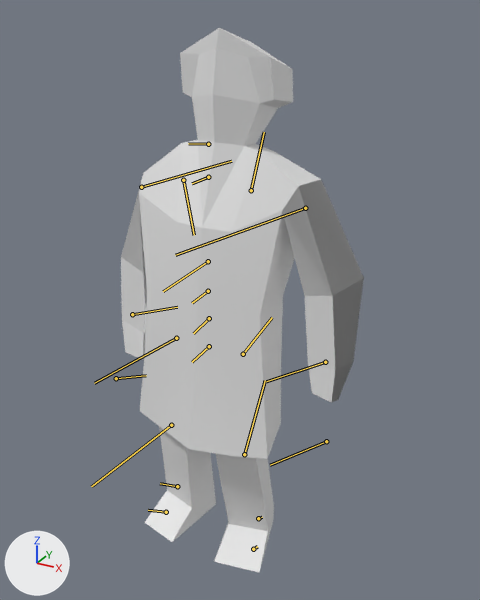
The FBX model Assets/Visual/Models/Low Poly Animated People/- Meshes/man.fbx: old version first, new version second.
Camera for both pictures: a 50 mm camera at (0.988, -1.595, 1.777) aimed at (0.044, 0.122, 0.918). The axes (+X, +Y, +Z) are drawn at lower left. The lights are the same throughout. Both versions are drawn at frame 70 of the action 'Take 001'; the numbers are the values there. The bones that bend it are drawn over the model as lines.

Names of what the first picture shows: 'man02'.
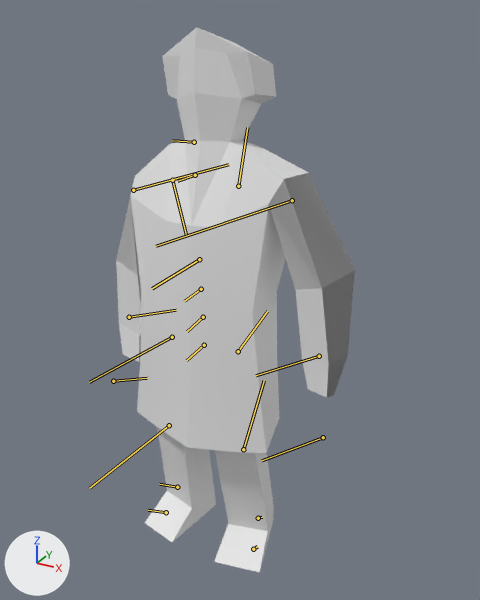
Boxes (x1, y1, x2, y2) around the edits, measured in the pictures (480 x 600 px):
```json
{"object": "man02", "change": "posed", "before": [121, 28, 364, 572], "after": [116, 27, 355, 572]}
{"bone": "GenericRig_Hips", "before": "(209, 346) to (192, 362)", "after": "(204, 345) to (186, 360)"}
{"bone": "GenericRig_LeftUpLeg", "before": "(243, 354) to (272, 317)", "after": "(238, 351) to (267, 311)"}
{"bone": "GenericRig_LeftLeg", "before": "(244, 454) to (265, 380)", "after": "(243, 449) to (264, 380)"}
{"bone": "GenericRig_Spine", "before": "(209, 318) to (193, 333)", "after": "(203, 317) to (187, 331)"}
{"bone": "GenericRig_LeftShoulder", "before": "(251, 190) to (264, 132)", "after": "(238, 186) to (247, 127)"}
{"bone": "GenericRig_LeftArm", "before": "(305, 208) to (175, 255)", "after": "(292, 200) to (156, 246)"}
{"bone": "GenericRig_RightShoulder", "before": "(183, 180) to (194, 235)", "after": "(172, 180) to (186, 234)"}
{"bone": "GenericRig_RightArm", "before": "(141, 187) to (231, 161)", "after": "(133, 190) to (228, 164)"}
{"bone": "GenericRig_Head", "before": "(208, 144) to (188, 143)", "after": "(194, 142) to (172, 140)"}
```

Scene script edits in JSON lines:
```json
{"block": "bone_genericrig_hips", "where": "bone_genericrig_hips = bpy.data.objects['GenericRig_Reference'].pose.bones['GenericRig_Hips']"}
{"op": "set", "path": "bone_genericrig_hips.location", "old": "(-1.4, 2.9, -0.8)", "new": "(-1.2, 3.2, -2.4)"}
{"op": "set", "path": "bone_genericrig_hips.rotation_quaternion", "old": "(0.999, 0.033, -0.01, -0.002)", "new": "(1.0, 0.03, 0.002, 0.0)", "note": "degrees (4, -1, 0) -> degrees (3, 0, 0)"}
{"block": "bone_genericrig_leftupleg", "where": "bone_genericrig_leftupleg = bpy.data.objects['GenericRig_Reference'].pose.bones['GenericRig_LeftUpLeg']  # child of 'GenericRig_Hips'"}
{"op": "set", "path": "bone_genericrig_leftupleg.rotation_quaternion", "old": "(0.996, -0.066, -0.035, -0.045)", "new": "(0.997, -0.07, -0.033, -0.019)", "note": "degrees (-7, -4, -5) -> degrees (-8, -4, -2)"}
{"block": "bone_genericrig_leftleg", "where": "bone_genericrig_leftleg = bpy.data.objects['GenericRig_Reference'].pose.bones['GenericRig_LeftLeg']  # child of 'GenericRig_LeftUpLeg'"}
{"op": "set", "path": "bone_genericrig_leftleg.rotation_quaternion", "old": "(0.984, -0.026, -0.022, 0.174)", "new": "(0.992, -0.028, -0.018, 0.121)", "note": "degrees (-3, -2, 20) -> degrees (-3, -2, 14)"}
{"block": "bone_genericrig_leftfoot", "where": "bone_genericrig_leftfoot = bpy.data.objects['GenericRig_Reference'].pose.bones['GenericRig_LeftFoot']  # child of 'GenericRig_LeftLeg'"}
{"op": "set", "path": "bone_genericrig_leftfoot.rotation_quaternion", "old": "(0.992, -0.044, 0.048, -0.111)", "new": "(0.994, -0.046, 0.05, -0.083)", "note": "degrees (-6, 5, -13) -> degrees (-6, 5, -10)"}
{"block": "bone_genericrig_spine", "where": "bone_genericrig_spine = bpy.data.objects['GenericRig_Reference'].pose.bones['GenericRig_Spine']  # child of 'GenericRig_Hips'"}
{"op": "set", "path": "bone_genericrig_spine.rotation_quaternion", "old": "(1.0, -0.008, -0.009, 0.007)", "new": "(1.0, -0.013, 0.001, 0.002)", "note": "degrees (-1, -1, 1) -> degrees (-2, 0, 0)"}
{"block": "bone_genericrig_leftshoulder", "where": "bone_genericrig_leftshoulder = bpy.data.objects['GenericRig_Reference'].pose.bones['GenericRig_LeftShoulder']  # child of 'GenericRig_Spine2'"}
{"op": "set", "path": "bone_genericrig_leftshoulder.rotation_quaternion", "old": "(0.996, 0.031, 0.024, -0.086)", "new": "(0.996, 0.031, 0.02, -0.081)", "note": "degrees (3, 3, -10) -> degrees (3, 3, -9)"}
{"block": "bone_genericrig_leftarm", "where": "bone_genericrig_leftarm = bpy.data.objects['GenericRig_Reference'].pose.bones['GenericRig_LeftArm']  # child of 'GenericRig_LeftShoulder'"}
{"op": "set", "path": "bone_genericrig_leftarm.rotation_quaternion", "old": "(0.813, 0.169, -0.548, 0.099)", "new": "(0.809, 0.165, -0.555, 0.102)", "note": "degrees (26, -68, -4) -> degrees (25, -69, -3)"}
{"block": "bone_genericrig_rightshoulder", "where": "bone_genericrig_rightshoulder = bpy.data.objects['GenericRig_Reference'].pose.bones['GenericRig_RightShoulder']  # child of 'GenericRig_Spine2'"}
{"op": "set", "path": "bone_genericrig_rightshoulder.rotation_quaternion", "old": "(0.989, 0.019, 0.054, -0.133)", "new": "(0.988, 0.019, 0.06, -0.14)", "note": "degrees (1, 6, -15) -> degrees (1, 7, -16)"}
{"block": "bone_genericrig_rightarm", "where": "bone_genericrig_rightarm = bpy.data.objects['GenericRig_Reference'].pose.bones['GenericRig_RightArm']  # child of 'GenericRig_RightShoulder'"}
{"op": "set", "path": "bone_genericrig_rightarm.rotation_quaternion", "old": "(0.839, -0.004, -0.541, -0.056)", "new": "(0.851, -0.01, -0.522, -0.054)", "note": "degrees (7, -65, -12) -> degrees (5, -63, -10)"}
{"block": "bone_genericrig_head", "where": "bone_genericrig_head = bpy.data.objects['GenericRig_Reference'].pose.bones['GenericRig_Head']  # child of 'GenericRig_Neck'"}
{"op": "set", "path": "bone_genericrig_head.rotation_quaternion", "old": "(0.995, -0.06, -0.001, -0.074)", "new": "(0.994, -0.058, 0.04, -0.083)", "note": "degrees (-7, -1, -8) -> degrees (-7, 4, -10)"}
```
